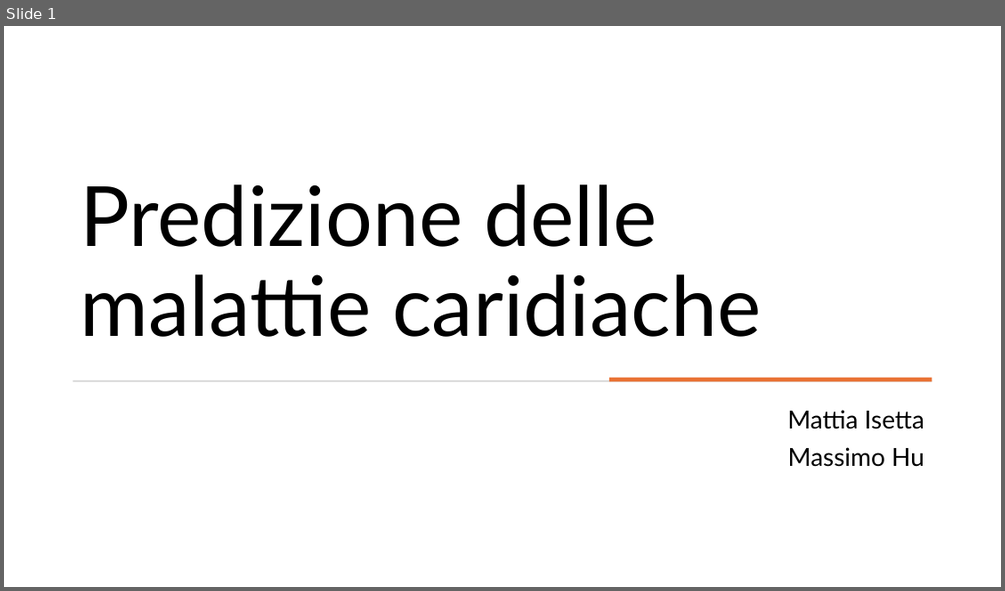
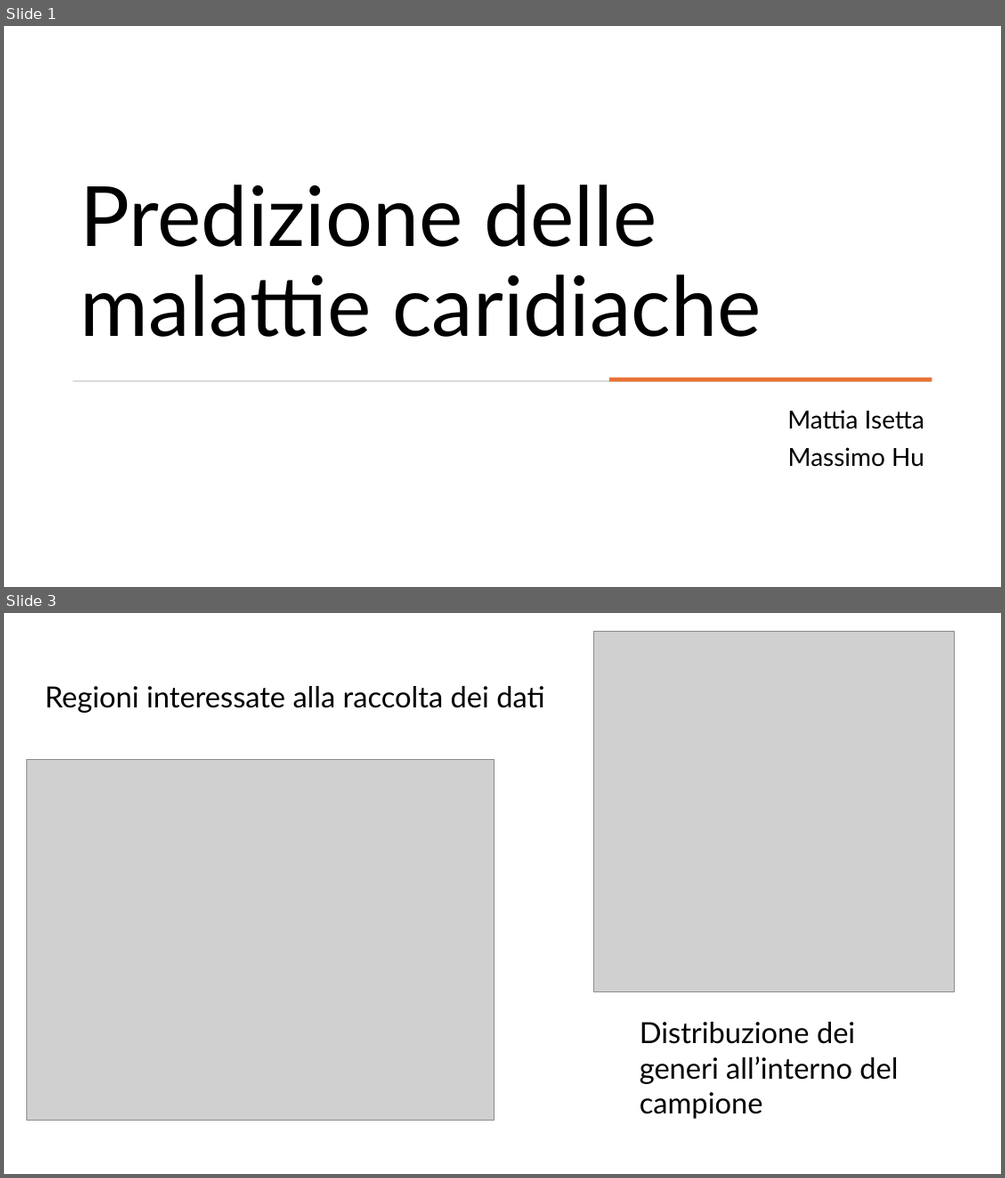
Before and after one commit to mattiaise/scientific-visualization, a slide deck: presentazione/presentazione.pptx. Shown one above the other, each under a label of ours: slide 1 before the commit, slides 1 and 3 after it; the slides between them are not shown. The pictures are 1005x591 and 1005x1178 pixels, drawn with LibreOffice and Linux fonts; fonts in the diff are those of the drawing; grey boxes stand for pictures. Boxes give left, top, right and bottom in pixels: in the first picture for what was removed or moved away, otherwise in the second. Text is boxed around its words. In the diff, an @@ line names an element or a change of style, - is before the commit and + after.

```diff
--- a/presentazione/presentazione.pptx
+++ b/presentazione/presentazione.pptx
@@ slide 3 added at box(4, 613, 1001, 1174), background #FFFFFF @@
@@ picture added at box(594, 631, 955, 991) @@
@@ text added at box(45, 686, 544, 713), 28 pt, text #000000 @@
+Regioni interessate alla raccolta dei dati
@@ picture added at box(27, 760, 494, 1120) @@
@@ text added at box(639, 1022, 898, 1119), 28 pt, text #000000 @@
+Distribuzione dei generi all’interno del campione
```
Also in this commit, not shown: 17 other slides added, 1 slide removed.
